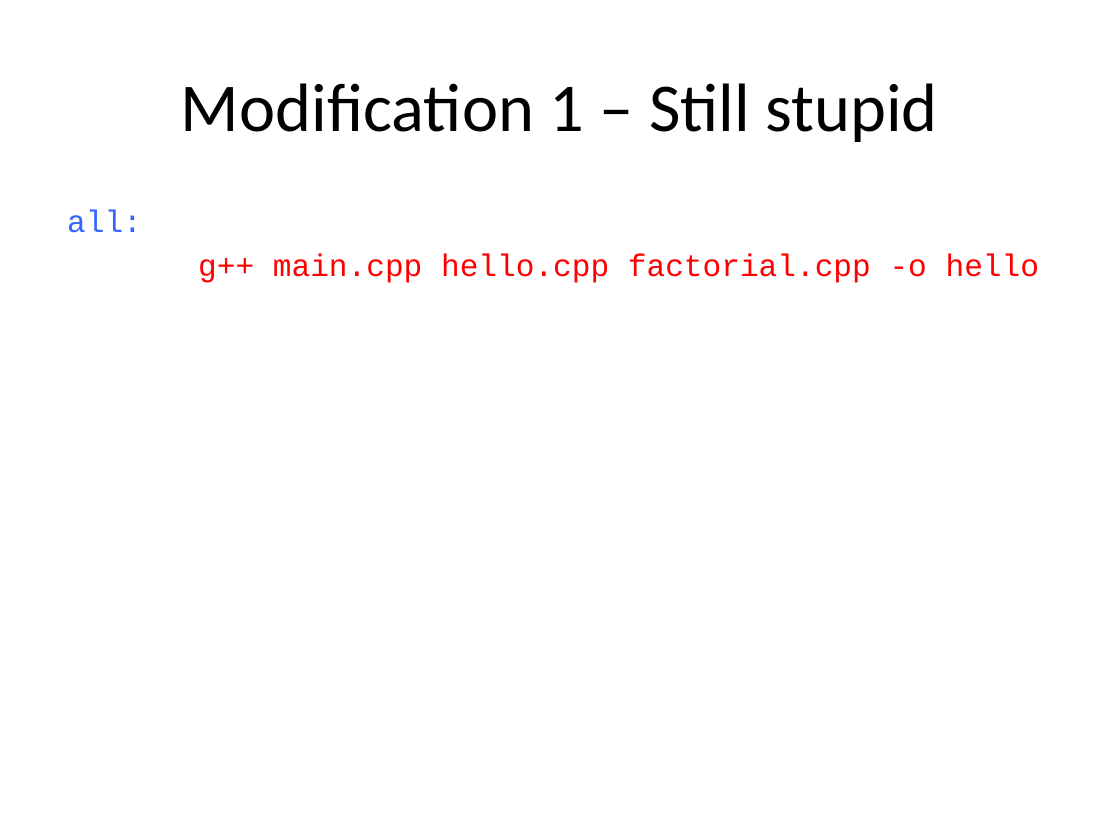
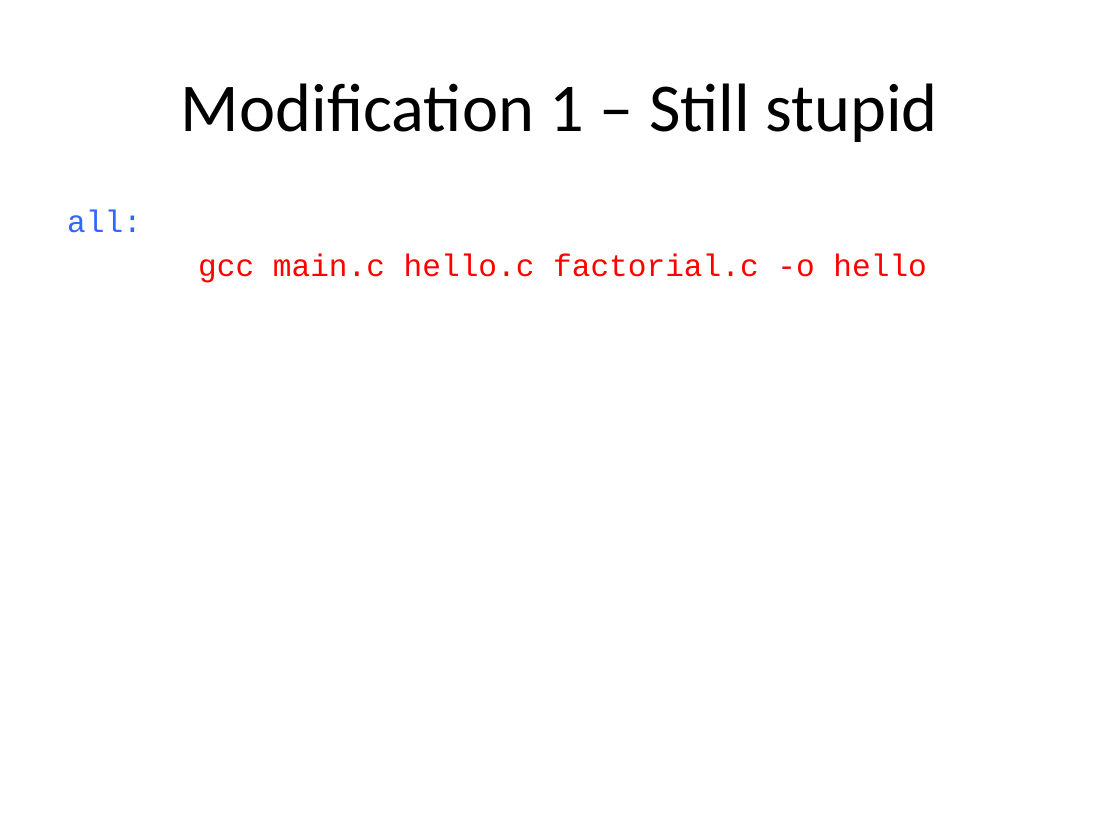
Before and after one commit to brash99/Cpsc256, a slide deck: slide 12 of Makefile_tutorial/Makefile_tutorial.pptx. Drawn at 1120x840 pixels with LibreOffice and Linux fonts; fonts in the diff are those of the drawing. Boxes give left, top, right and bottom in pixels: in the first picture for what was removed or moved away, otherwise in the second. Text is boxed around its words. In the diff, an @@ line names an element or a change of style, - is before the commit and + after.

```diff
--- a/Makefile_tutorial/Makefile_tutorial.pptx
+++ b/Makefile_tutorial/Makefile_tutorial.pptx
@@ text at <box>198,253,926,283</box>: text changed @@
-g++ main.cpp hello.cpp factorial.cpp -o hello
+gcc main.c hello.c factorial.c -o hello
```
Also in this commit, not shown: 16 other slides changed.
